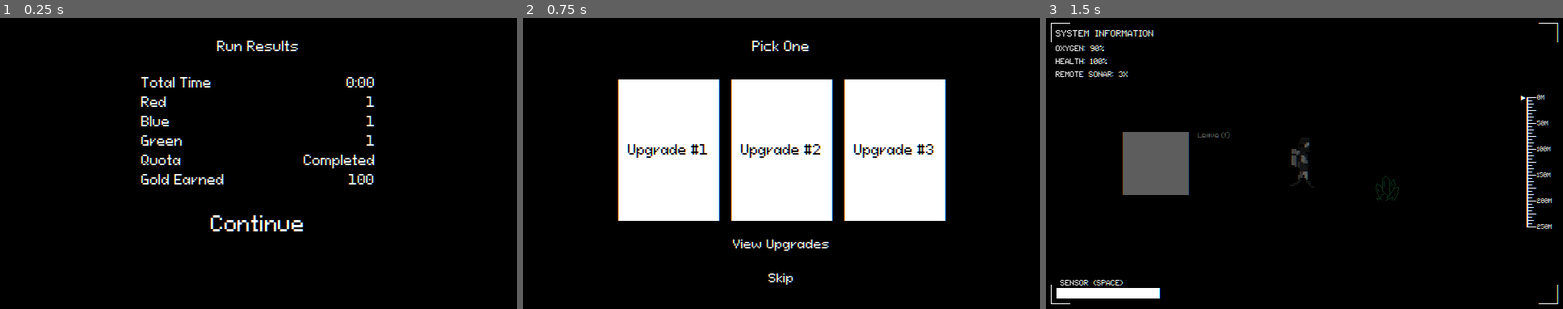
Above: before the commit, frames 1-3 (left to right).
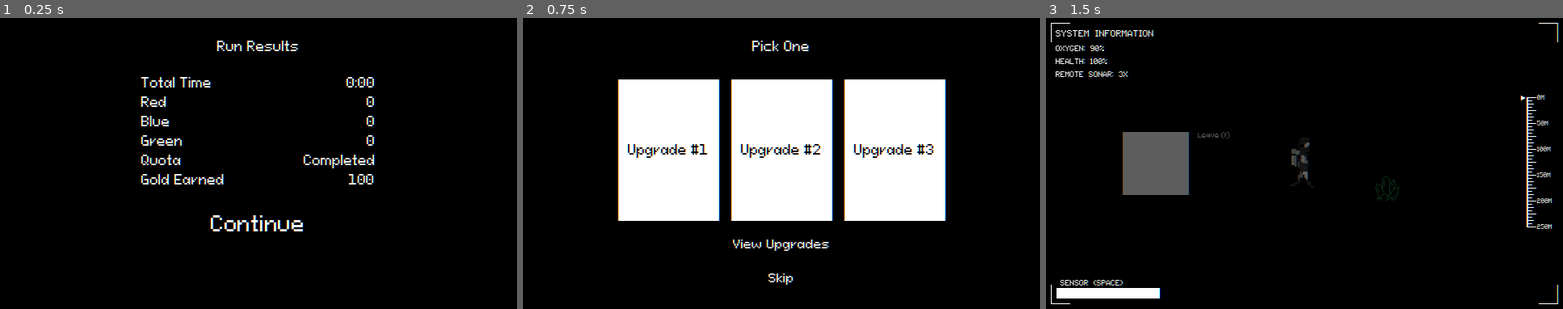
Above: after the commit, the same moments.

Repository: euphori/Pixel-Game-Jam
Game: Godot game, scene res://scenes/home_screen.tscn
The game is run twice, just before and just after one commit, with the same random seed, the same clock (stepped at 60 frames per second) and the same inputs. This scene is started directly instead of the project's main scene. The engine's default icon, where the game draws it, is replaced by a stand-in: a white triangle on a blue panel in a dark square.
Inputs:
- Up to frame 1 (0.25 s): no input
- Up to frame 2 (0.75 s): click "Continue" at 0.5 s
- Up to frame 3 (1.5 s): click "Skip" at 1.25 s

The runs differ from the first frame. In frame 1, 0.2% of the frame differs, in the area x 70-73%, y 26-44%; in frame 2, nothing differs; in frame 3, nothing differs.

Commit message:
added result screen

Diff:
--- a/HomeScreen.gd
+++ b/HomeScreen.gd
@@ -7,6 +7,10 @@
 func _ready():
 	result_screen.visible = true
 	upgrade_screen.visible = false
+
+	$CanvasLayer/MarginContainer/ResultScreen/VBoxContainer/Mineral/ResultLabel.text = str(Global.inventory["red"]/2)
+	$CanvasLayer/MarginContainer/ResultScreen/VBoxContainer/Mineral2/ResultLabel.text = str(Global.inventory["blue"]/2)
+	$CanvasLayer/MarginContainer/ResultScreen/VBoxContainer/Mineral3/ResultLabel.text = str(Global.inventory["green"]/2)
 
 
 # Called every frame. 'delta' is the elapsed time since the previous frame.
--- a/scenes/minerals.tscn
+++ b/scenes/minerals.tscn
@@ -65,7 +65,7 @@
 		_drop.global_position = global_position
 		get_parent().add_child(_drop)
 	Global.inventory[type] += 1
-	Global.emit_signal(\"item_added\")
+	Global.emit_signal(\"item_added\", type)
 	queue_free()
 
 func _on_player_detection_body_entered(body):
--- a/scenes/world.gd
+++ b/scenes/world.gd
@@ -31,8 +31,6 @@
 			#_quota_label.name = i
 			#_quota_label.text = i
 	Global.connect("item_added" ,update_quota )
-	update_quota()
-
 
 func _input(event):
 	if event.is_action_pressed("interact") and player_near_exit:
@@ -46,10 +44,17 @@
 	#oxygen_bar.value -= 0.4 * delta
 
 
-func update_quota():
+func update_quota(data):
+	if data == "green":
+		#why does this add 2?
+		Global.inventory["green"] += 1
+	elif data == "red":
+		#why does this add 2?
+		Global.inventory["red"] += 1
+
+	print("Inventory: ", Global.inventory)
 	for label in quota_colors:
 		label.text = str(label.name , " ", Global.inventory[label.name],"/",quota[label.name])
 
-
 func _on_exit_body_entered(body):
 	player_near_exit = true
--- a/scripts/enemy.gd
+++ b/scripts/enemy.gd
@@ -56,9 +56,9 @@
 		#print("Player Spotted")
 		update_context_map(player.position, position)
 		#determines sharpness of turn
-		var rounded_turn = 2.2
+		var sharp_turn = 2.2
 		var steering_force = arr[best_direction_index] - velocity
-		velocity = velocity + ((steering_force * rounded_turn) * delta)
+		velocity = velocity + ((steering_force * sharp_turn) * delta)
 		position += velocity
 
 
